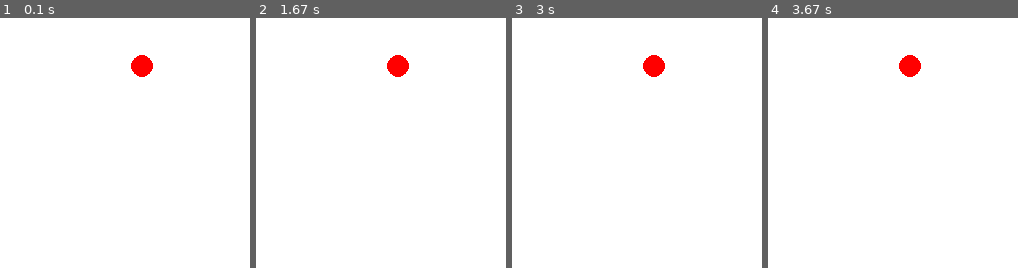
Above: before the commit, frames 1-4 (left to right).
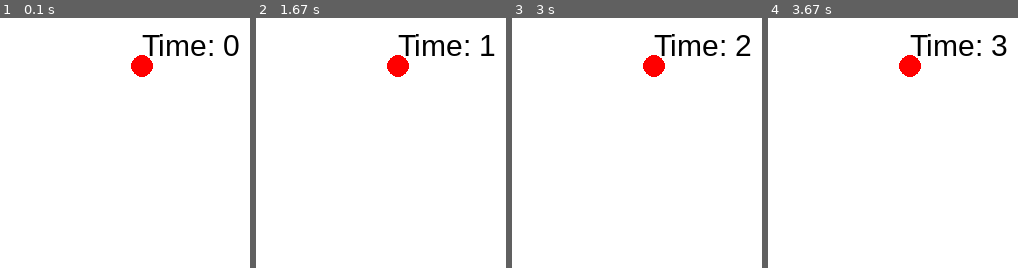
Above: after the commit, the same moments.

Repository: daliborstakic/fastclick-pygame
Game: pygame game, started from main.py
Same seed, same stepped clock (60 frames per second), same inputs: the game is played once before the commit and once after it.
Inputs:
- Up to frame 1 (0.1 s): no input
- Up to frame 2 (1.67 s): no input
- Up to frame 3 (3 s): no input
- Up to frame 4 (3.67 s): no input
The pictures show only the part of the screen within x 50-100%, y 0-50%; the shares and areas given below are measured in that part.

The runs differ from the first frame. In frame 1, 1.1% of the frame differs, in the area x 56-96%, y 6-16%; in frame 2, 1.0%; in frame 3, 1.1%; in frame 4, 1.1%.

Commit message:
Add timer

Diff:
--- a/main.py
+++ b/main.py
@@ -5,7 +5,7 @@
 """ Importing Circle class """
 from fastclick.circle import Circle
 """ Distance calculation """
-from math import dist, hypot
+from math import hypot
 
 # Initializing pygame
 pygame.init()
@@ -43,7 +43,7 @@
 
     return Circle(x, y, radius)
 
-def draw(surface, circle, score):
+def draw(surface, circle, score, seconds):
     """ Renders the screen """
     surface.fill(WHITE)
 
@@ -53,6 +53,10 @@
     # Score
     score_text = text_font.render(f"Score: {score}", 1, BLACK)
     surface.blit(score_text, (10, 10))
+
+    # Time
+    time_text = text_font.render(f"Time: {seconds}", 1, BLACK)
+    surface.blit(time_text, (WIDTH - time_text.get_width() - 10, 10))
 
     pygame.display.update()
 
@@ -64,7 +68,13 @@
     circle = random_circle()
     score = 0
 
+    # Start ticks
+    start_ticks = pygame.time.get_ticks()
+
     while run:
+        # Counting seconds
+        seconds = (pygame.time.get_ticks() - start_ticks) // 1000
+
         for event in pygame.event.get():
             if event.type == pygame.QUIT:
                 run = False
@@ -75,7 +85,7 @@
                     circle = random_circle()
                     score += 1
 
-        draw(surface, circle, score)
+        draw(surface, circle, score, seconds)
 
     pygame.quit()
 
